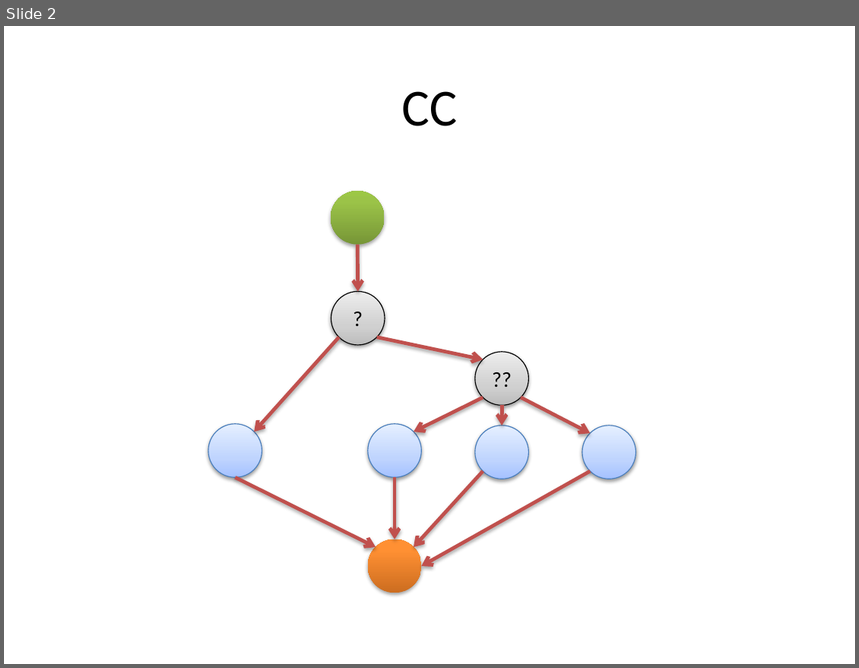
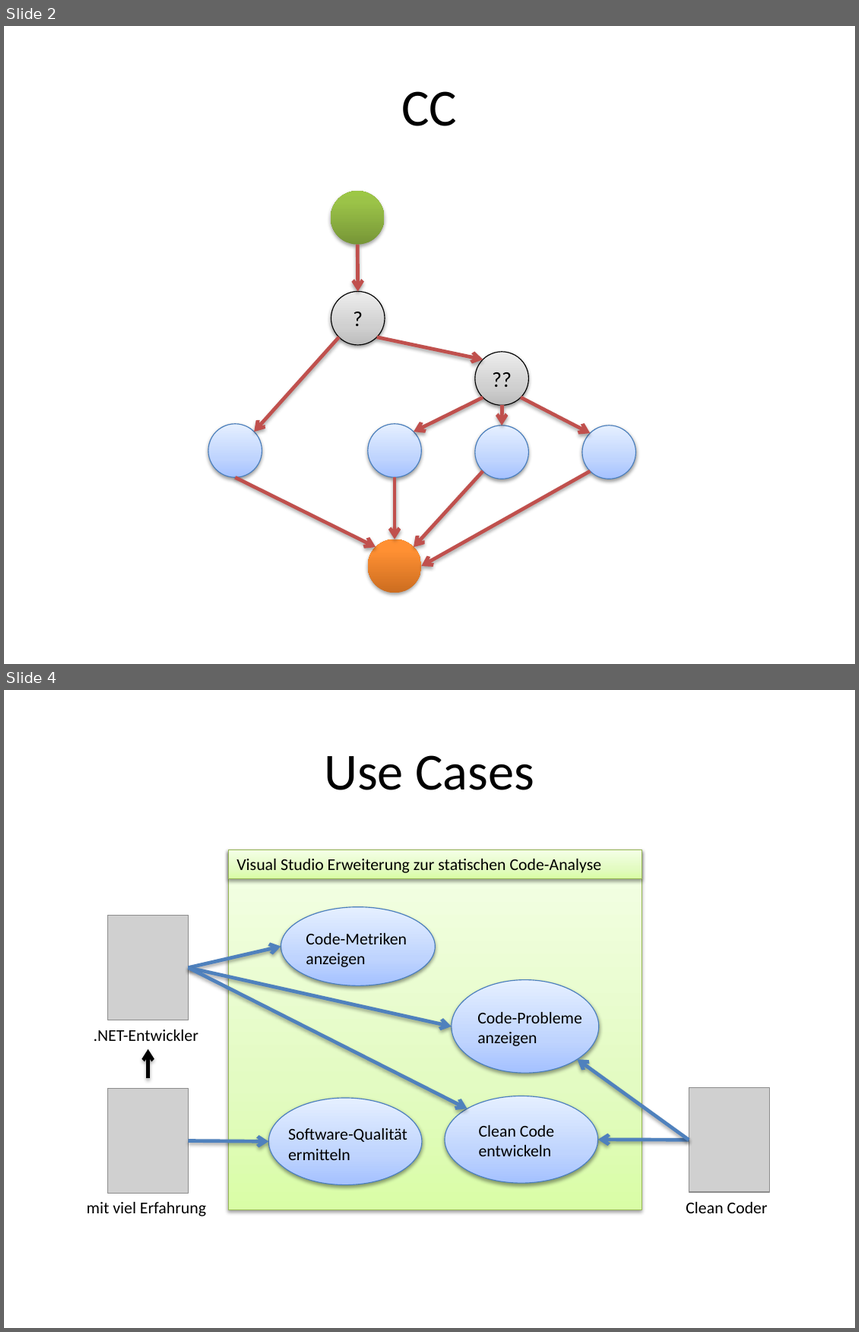
Before and after one commit to halllo/MTSS12, a slide deck: text/images/illustrations.pptx. Shown one above the other, each under a label of ours: slide 2 before the commit, slides 2 and 4 after it; the slides between them are not shown. The pictures are 859x668 and 859x1332 pixels, drawn with LibreOffice and Linux fonts; fonts in the diff are those of the drawing; grey boxes stand for pictures. Boxes give left, top, right and bottom in pixels: in the first picture for what was removed or moved away, otherwise in the second. Text is boxed around its words. In the diff, an @@ line names an element or a change of style, - is before the commit and + after.

Commit message:
architecture and first use cases

```diff
--- a/text/images/illustrations.pptx
+++ b/text/images/illustrations.pptx
@@ slide 4 added at (x1=4, y1=690, x2=855, y2=1328), background #FFFFFF @@
@@ title added at (x1=324, y1=755, x2=534, y2=790), 44 pt, text #000000 @@
+Use Cases
@@ rectangle added at (x1=229, y1=850, x2=642, y2=1210), fill gradient #DAFDA7 to #E4FCC2 to #F5FFE7, outline #98B955 0.75 pt @@
@@ rectangle added at (x1=229, y1=850, x2=642, y2=879), fill gradient #DAFDA7 to #E4FCC2 to #F5FFE7, outline #98B955 0.75 pt, 14 pt, text #000000 @@
+Visual Studio Erweiterung zur statischen Code-Analyse
@@ picture added at (x1=108, y1=916, x2=188, y2=1021) @@
@@ ellipse added at (x1=281, y1=907, x2=435, y2=986), fill gradient #A4C4FF to #BFD4FF to #E6EEFF, outline #4B7EBC 0.75 pt @@
@@ text added at (x1=306, y1=933, x2=407, y2=967), 14 pt, text #000000 @@
+Code-Metriken anzeigen
@@ arrow added from (189, 967) to (281, 946), #4F81BD 3 pt @@
@@ arrow added from (189, 967) to (452, 1026), #4F81BD 3 pt @@
@@ arrow added from (189, 967) to (467, 1109), #4F81BD 3 pt @@
@@ ellipse added at (x1=452, y1=980, x2=599, y2=1073), fill gradient #A4C4FF to #BFD4FF to #E6EEFF, outline #4B7EBC 0.75 pt @@
@@ text added at (x1=94, y1=1030, x2=199, y2=1041), 14 pt, text #000000 @@
+.NET-Entwickler
@@ text added at (x1=477, y1=1012, x2=582, y2=1046), 14 pt, text #000000 @@
+Code-Probleme
+anzeigen
@@ arrow added from (148, 1079) to (148, 1049), #000000 3 pt @@
@@ arrow added from (690, 1140) to (578, 1059), #4F81BD 3 pt @@
@@ picture added at (x1=108, y1=1089, x2=188, y2=1194) @@
@@ ellipse added at (x1=268, y1=1097, x2=422, y2=1185), fill gradient #A4C4FF to #BFD4FF to #E6EEFF, outline #4B7EBC 0.75 pt @@
@@ ellipse added at (x1=445, y1=1096, x2=598, y2=1182), fill gradient #A4C4FF to #BFD4FF to #E6EEFF, outline #4B7EBC 0.75 pt @@
@@ picture added at (x1=690, y1=1087, x2=769, y2=1192) @@
@@ arrow added from (189, 1141) to (268, 1142), #4F81BD 3 pt @@
@@ text added at (x1=288, y1=1129, x2=408, y2=1160), 14 pt, text #000000 @@
+Software-Qualität
+ermitteln
@@ text added at (x1=479, y1=1125, x2=554, y2=1157), 14 pt, text #000000 @@
+Clean Code entwickeln
@@ arrow added from (690, 1140) to (598, 1139), #4F81BD 3 pt @@
@@ text added at (x1=87, y1=1202, x2=206, y2=1217), 14 pt, text #000000 @@
+mit viel Erfahrung
@@ text added at (x1=686, y1=1202, x2=768, y2=1214), 14 pt, text #000000 @@
+Clean Coder
```
Also in this commit, not shown: 1 other slide added, 5 other files.
